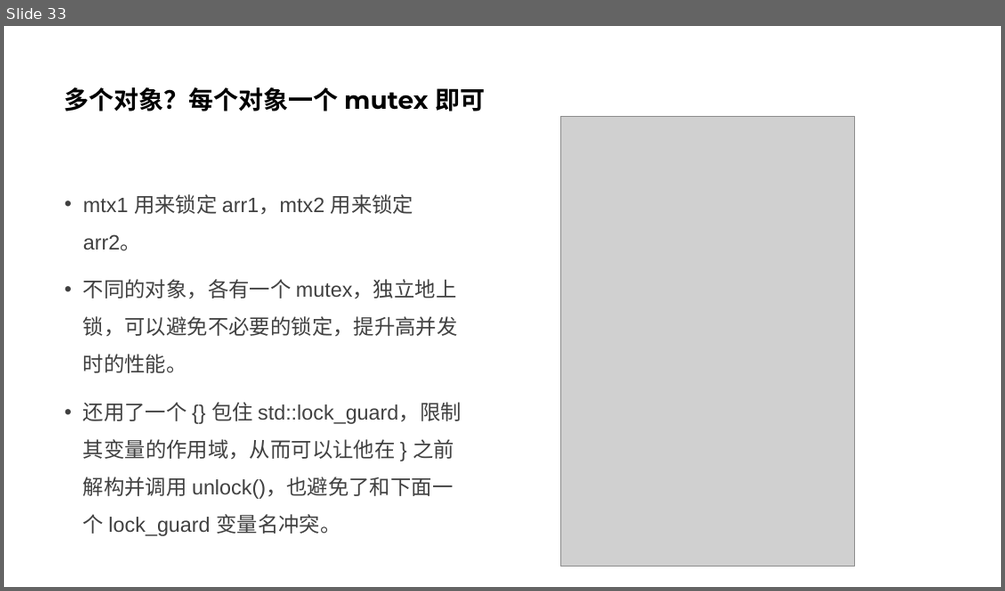
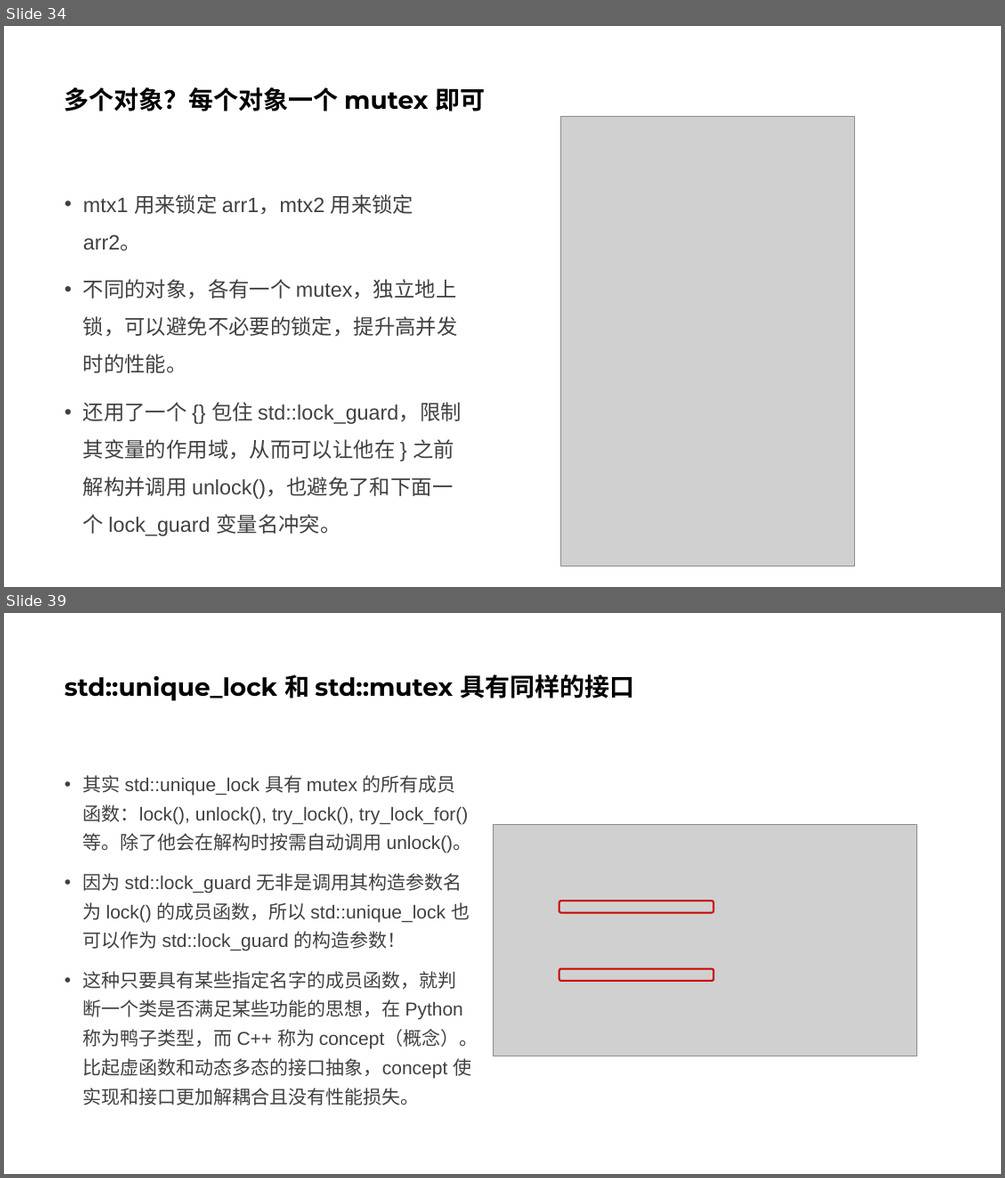
Before and after one commit to parallel101/course, a slide deck: 05/slides.pptx. Shown one above the other, each under a label of ours: slide 33 before the commit, slides 34 and 39 after it; the slides between them are not shown. The pictures are 1005x591 and 1005x1178 pixels, drawn with LibreOffice and Linux fonts; fonts in the diff are those of the drawing; grey boxes stand for pictures. Boxes give left, top, right and bottom in pixels: in the first picture for what was removed or moved away, otherwise in the second. Text is boxed around its words. In the diff, an @@ line names an element or a change of style, - is before the commit and + after.

```diff
--- a/05/slides.pptx
+++ b/05/slides.pptx
@@ slide 39 added at (x1=4, y1=613, x2=1001, y2=1174), background #FFFFFF @@
@@ title added at (x1=65, y1=674, x2=634, y2=701), 24 pt, text #000000, bold @@
+std::unique_lock 和 std::mutex 具有同样的接口
@@ text added at (x1=83, y1=775, x2=478, y2=1105), 18 pt, text #404040 @@
+• 其实 std::unique_lock 具有 mutex 的所有成员函数：lock(), unlock(), try_lock(), try_lock_for() 等。除了他会在解构时按需自动调用 unlock()。
+• 因为 std::lock_guard 无非是调用其构造参数名为 lock() 的成员函数，所以 std::unique_lock 也可以作为 std::lock_guard 的构造参数！
+• 这种只要具有某些指定名字的成员函数，就判断一个类是否满足某些功能的思想，在 Python 称为鸭子类型，而 C++ 称为 concept（概念）。比起虚函数和动态多态的接口抽象，concept 使实现和接口更加解耦合且没有性能损失。
@@ picture added at (x1=493, y1=825, x2=917, y2=1055) @@
@@ rounded rectangle added at (x1=558, y1=900, x2=713, y2=913), outline #CC0000 1.75 pt @@
@@ rounded rectangle added at (x1=558, y1=969, x2=713, y2=981), outline #CC0000 1.75 pt @@
@@ what was slide 33 is now slide 34 @@
```
Also in this commit, not shown: 4 slides changed, 12 other slides added, 21 other files.
